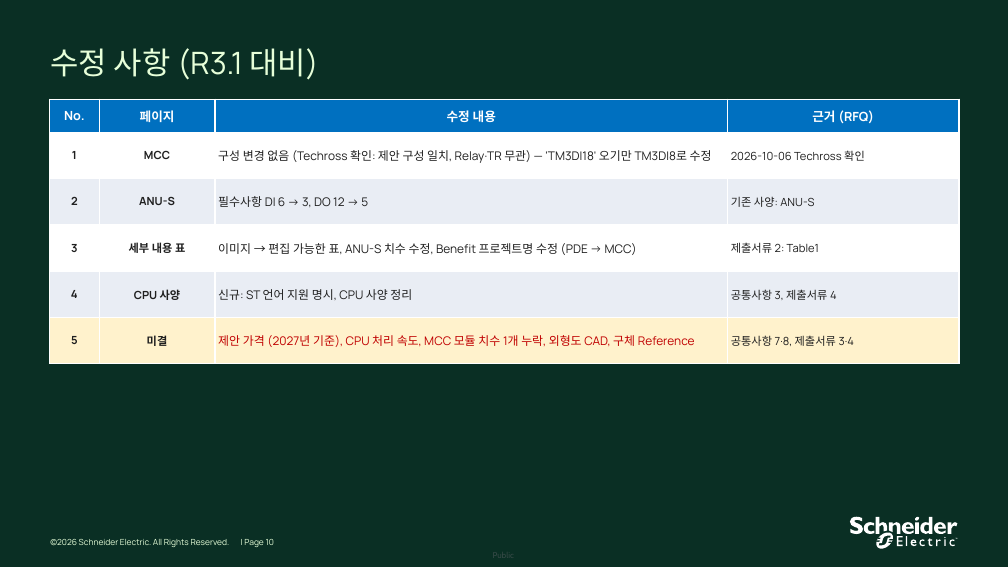
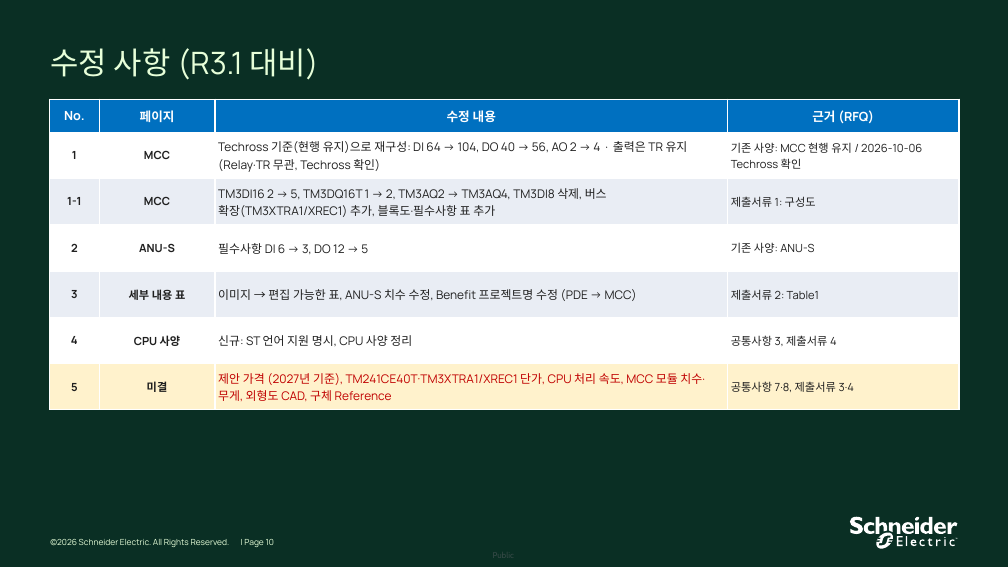
Before and after one commit to bmk3037/New-Project, a slide deck: slide 10 of Schneider_PLC_Configuration_Techross_수정본.pptx. Drawn at 1008x567 pixels with LibreOffice and Linux fonts; fonts in the diff are those of the drawing; background and template pictures are left out. Boxes give left, top, right and bottom in pixels: in the first picture for what was removed or moved away, otherwise in the second. Text is boxed around its words. In the diff, an @@ line names an element or a change of style, - is before the commit and + after.

```diff
--- a/Schneider_PLC_Configuration_Techross_수정본.pptx
+++ b/Schneider_PLC_Configuration_Techross_수정본.pptx
@@ table at box(49, 99, 960, 409) @@
-row 2: 1 | MCC | 구성 변경 없음 (Techross 확인: 제안 구성 일치, Relay·TR 무관) — 'TM3DI18' 오기만 TM3DI8로 수정 | 2026-10-06 Techross 확인
+row 2: 1 | MCC | Techross 기준(현행 유지)으로 재구성: DI 64 → 104, DO 40 → 56, AO 2 → 4 · 출력은 TR 유지 (Relay·TR 무관, Techross 확인) | 기존 사양: MCC 현행 유지 / 2026-10-06 Techross 확인
+row 3: 1-1 | MCC | TM3DI16 2 → 5, TM3DQ16T 1 → 2, TM3AQ2 → TM3AQ4, TM3DI8 삭제, 버스 확장(TM3XTRA1/XREC1) 추가, 블록도·필수사항 표 추가 | 제출서류 1: 구성도
-row 7, column 3: 제안 가격 (2027년 기준), CPU 처리 속도, MCC 모듈 치수 1개 누락, 외형도 CAD, 구체 Reference
+row 7, column 3: 제안 가격 (2027년 기준), TM241CE40T·TM3XTRA1/XREC1 단가, CPU 처리 속도, MCC 모듈 치수·무게, 외형도 CAD, 구체 Reference
```
Also in this commit, not shown: 2 other slides changed, 1 other file.
